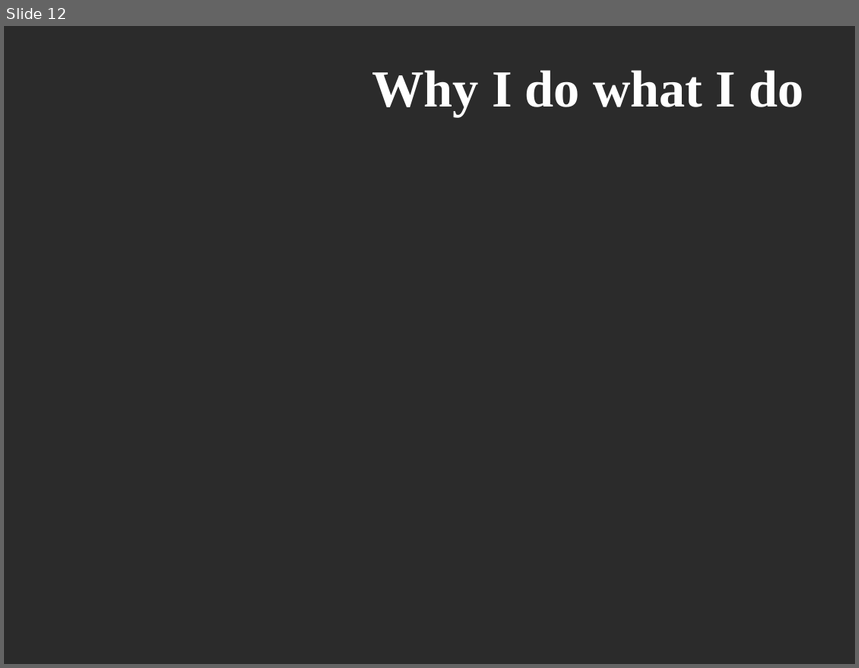
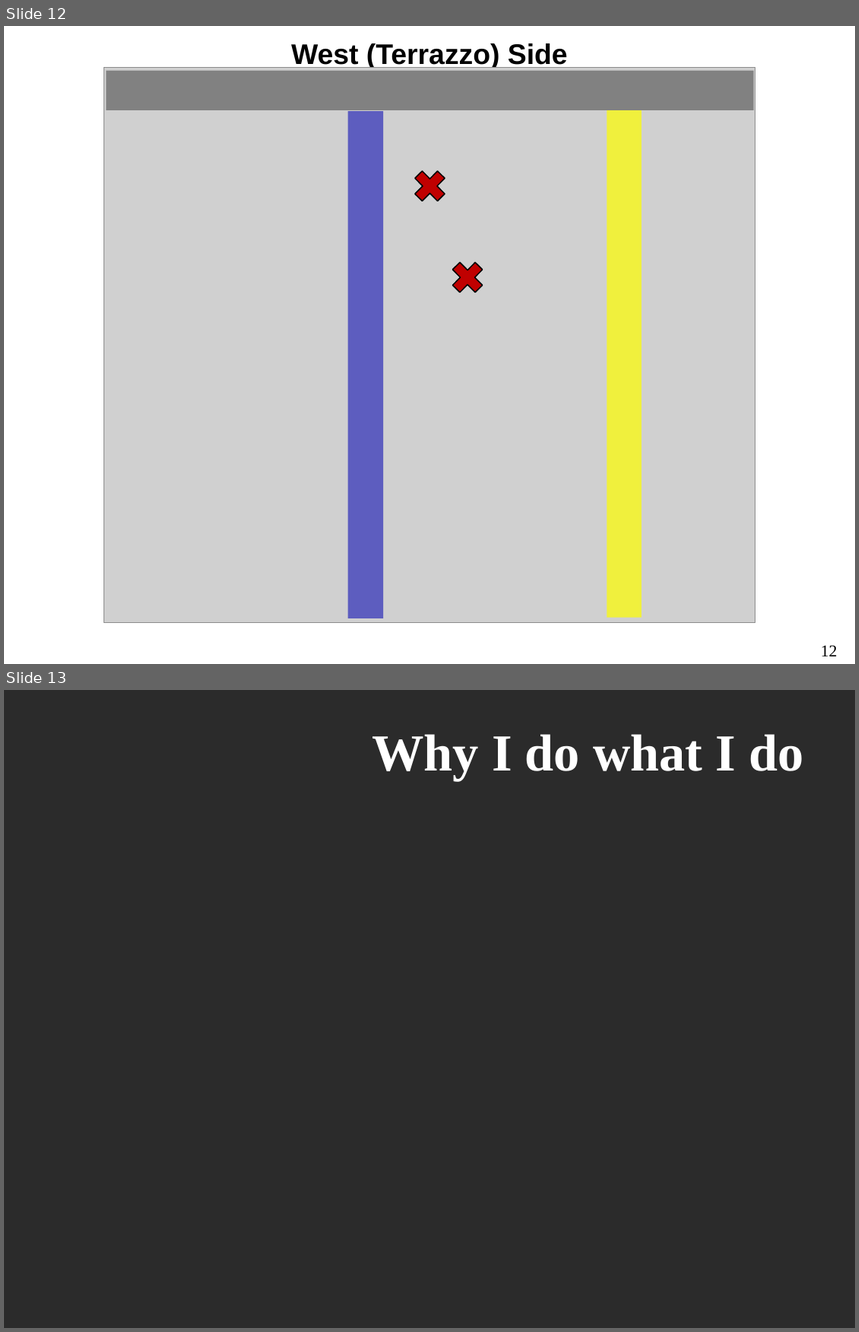
Before and after one commit to jfalkinburg/ECE383_web, a slide deck: lecture/slides/ECE_383_Lec1.pptx. Shown one above the other, each under a label of ours: slide 12 before the commit, slides 12 and 13 after it. The pictures are 859x668 and 859x1332 pixels, drawn with LibreOffice and Linux fonts; fonts in the diff are those of the drawing; grey boxes stand for pictures; background and template pictures are left out; a plain dark background stands for a picture behind light text. Boxes give left, top, right and bottom in pixels: in the first picture for what was removed or moved away, otherwise in the second. Text is boxed around its words. In the diff, an @@ line names an element or a change of style, - is before the commit and + after.

```diff
--- a/lecture/slides/ECE_383_Lec1.pptx
+++ b/lecture/slides/ECE_383_Lec1.pptx
@@ slide 12 added at box(4, 26, 855, 664), background #FFFFFF @@
@@ rectangle added at box(4, 26, 855, 664), fill #FFFFFF, outline #FFFFFF 2 pt, 24 pt, text #000000, bold @@
+West (Terrazzo) Side
@@ picture added at box(104, 67, 755, 623) @@
@@ rectangle added at box(106, 70, 754, 110), fill #606060 at 70% opacity @@
@@ rectangle added at box(348, 111, 384, 619), fill #2D2DB9 at 70% opacity @@
@@ rectangle added at box(607, 110, 642, 617), fill #FFFF00 at 70% opacity @@
@@ cross added at box(408, 164, 452, 208), fill #C00000, outline #000000 1 pt @@
@@ cross added at box(446, 256, 489, 300), fill #C00000, outline #000000 1 pt @@
@@ page number added at box(821, 645, 838, 657), 14 pt, text #000000 @@
+12
@@ what was slide 12 is now slide 13 @@
```
Also in this commit, not shown: 14 slides changed, 1 other slide added, 1 slide removed, 3 other files.
